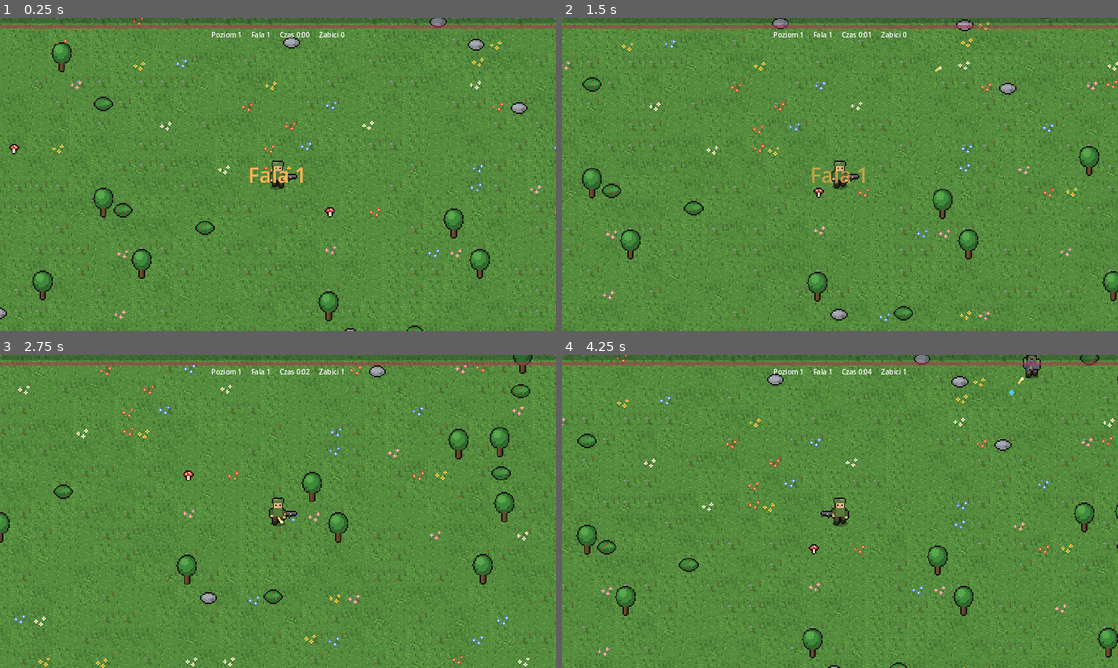
Above: before the commit, frames 1-4 (two rows, left to right).
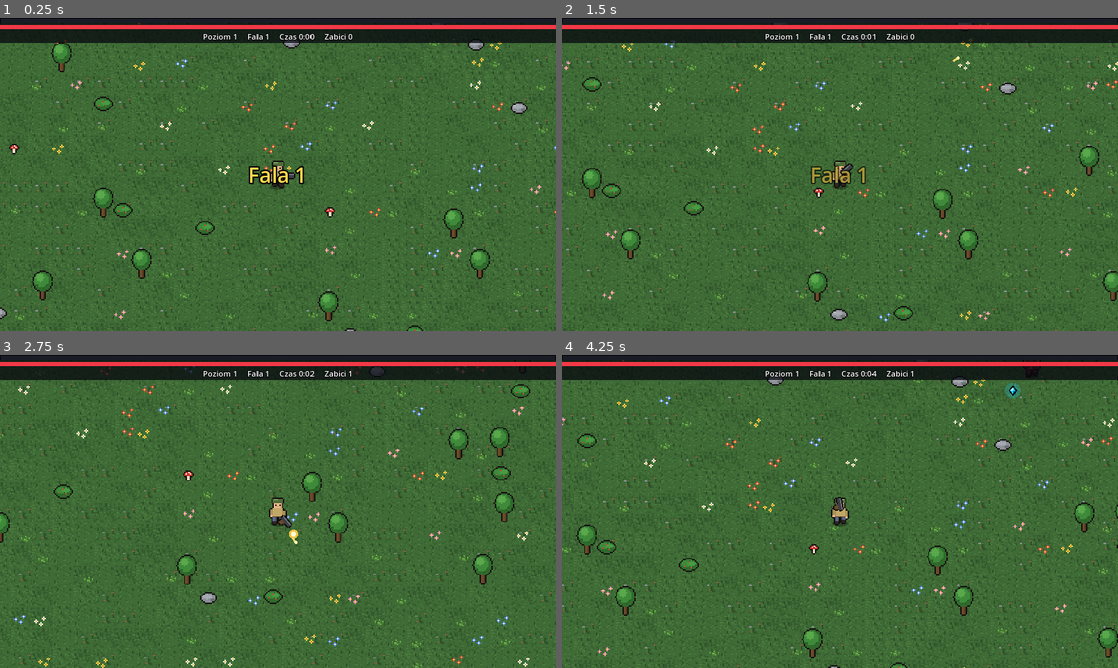
Above: after the commit, the same moments.

Repository: Tokasz2115/gra
Game: Godot game, scene res://scenes/main.tscn
Two runs of this game, one before a commit and one after it. Both use one fixed random seed, a clock stepped at 60 frames per second and the inputs below.
Inputs:
- Up to frame 1 (0.25 s): no input
- Up to frame 2 (1.5 s): tap Enter at 0.5 s; hold D 0.53-1.28 s; tap 1 at 0.6, 1.35 s; hold S from 1.28 s (still down)
- Up to frame 3 (2.75 s): release S at 2.03 s; hold D from 2.03 s (still down); tap 1 at 2.1 s
- Up to frame 4 (4.25 s): release D at 2.78 s; hold W 2.78-3.53 s; tap 1 at 2.85, 3.6 s; hold A from 3.53 s (still down)

The runs differ from the first frame. In frame 1, 96% of the frame differs, in the area x 0-100%, y 0-100%; in frame 2, 96%; in frame 3, 96%; in frame 4, 96%.

Commit message:
Pistolet celujący w zombie i większy kontrast kolorów
Pistolet jest osobnym sprite'em obracanym w stronę najbliższego wroga,
z błyskiem z lufy. Ciemniejsza trawa, jaśniejsze zombie, żołnierz w khaki,
wyraźniejsze gemy z poświatą oraz napisy z obrysem na ciemnym pasku.

Co-Authored-By: Claude Sonnet 5.5 <noreply@anthropic.com>
Claude-Session: https://claude.ai/code/session_01JHPivVyG3UrwkmfbAmuX2z

Diff:
--- a/scripts/gem.gd
+++ b/scripts/gem.gd
@@ -6,9 +6,12 @@
 var player: Node2D
 
 var _pull := false
+var _t := randf() * TAU
 
 
 func _process(delta: float) -> void:
+	_t += delta * 5.0
+	scale = Vector2.ONE * (1.0 + 0.1 * sin(_t))
 	if player == null or not is_instance_valid(player):
 		return
 	var to_player := player.position - position
@@ -24,8 +27,18 @@
 
 
 func _draw() -> void:
-	var s := 7.0 if value > 1 else 5.0
-	var c := Color(0.5, 0.93, 0.6) if value > 1 else Color(0.3, 0.79, 0.94)
-	draw_colored_polygon(PackedVector2Array([
-		Vector2(0, -s), Vector2(s, 0), Vector2(0, s), Vector2(-s, 0),
-	]), c)
+	var big := value > 1
+	var s := 9.0 if big else 7.0
+	var base := Color(1.0, 0.3, 0.85) if big else Color(0.1, 0.85, 1.0)
+	var light := Color(1.0, 0.85, 1.0) if big else Color(0.8, 1.0, 1.0)
+	var dark := Color(0.5, 0.05, 0.45) if big else Color(0.0, 0.4, 0.7)
+	# Poświata
+	draw_circle(Vector2.ZERO, s + 5.0, Color(base.r, base.g, base.b, 0.25))
+	var top := Vector2(0, -s)
+	var right := Vector2(s * 0.8, 0)
+	var bottom := Vector2(0, s)
+	var left := Vector2(-s * 0.8, 0)
+	draw_colored_polygon(PackedVector2Array([top, right, bottom, left]), base)
+	draw_colored_polygon(PackedVector2Array([top, left, Vector2(0, -s * 0.1)]), light)
+	draw_colored_polygon(PackedVector2Array([bottom, right, Vector2(0, s * 0.1)]), dark)
+	draw_polyline(PackedVector2Array([top, right, bottom, left, top]), Color(0.04, 0.04, 0.1), 2.0)
--- a/scripts/main.gd
+++ b/scripts/main.gd
@@ -10,7 +10,7 @@
 
 const WAVE_LENGTH := 30.0   # sekundy na jedną falę
 const MAX_ENEMIES := 250
-const BG_COLOR := Color(0.2, 0.33, 0.15)
+const BG_COLOR := Color(0.25, 0.42, 0.21)
 const TILE := 32            # rozmiar kafelka na ekranie (16 px grafiki x 2)
 const TILES_TEX := preload("res://assets/tiles/tiles.png")
 const DECOR_TEX := preload("res://assets/tiles/decor.png")
@@ -229,26 +229,35 @@
 	var layer := CanvasLayer.new()
 	add_child(layer)
 
-	# Pasek na górze: EXP, HP i statystyki
+	# Pasek na górze: EXP, HP i statystyki, na ciemnym tle, żeby napisy było widać
+	var bar_bg := PanelContainer.new()
+	bar_bg.mouse_filter = Control.MOUSE_FILTER_IGNORE
+	var bg_style := StyleBoxFlat.new()
+	bg_style.bg_color = Color(0.03, 0.04, 0.06, 0.78)
+	bar_bg.add_theme_stylebox_override("panel", bg_style)
+	layer.add_child(bar_bg)
+	bar_bg.set_anchors_and_offsets_preset(Control.PRESET_TOP_WIDE)
+
 	var top := VBoxContainer.new()
 	top.mouse_filter = Control.MOUSE_FILTER_IGNORE
-	layer.add_child(top)
-	top.set_anchors_and_offsets_preset(Control.PRESET_TOP_WIDE)
+	bar_bg.add_child(top)
 
 	xp_bar = ProgressBar.new()
 	xp_bar.show_percentage = false
 	xp_bar.custom_minimum_size = Vector2(0, 12)
-	xp_bar.modulate = Color(0.3, 0.79, 0.94)
+	_style_bar(xp_bar, Color(0.1, 0.85, 1.0))
 	top.add_child(xp_bar)
 
 	hp_bar = ProgressBar.new()
 	hp_bar.show_percentage = false
-	hp_bar.custom_minimum_size = Vector2(0, 8)
-	hp_bar.modulate = Color(0.94, 0.28, 0.44)
+	hp_bar.custom_minimum_size = Vector2(0, 10)
+	_style_bar(hp_bar, Color(0.95, 0.22, 0.28))
 	top.add_child(hp_bar)
 
 	info_label = Label.new()
 	info_label.horizontal_alignment = HORIZONTAL_ALIGNMENT_CENTER
+	info_label.add_theme_font_size_override("font_size", 18)
+	_outline(info_label, 5)
 	top.add_child(info_label)
 
 	# Środek ekranu: baner fali, pauza, wybór ulepszeń, koniec gry
@@ -259,7 +268,8 @@
 
 	banner_label = Label.new()
 	banner_label.add_theme_font_size_override("font_size", 48)
-	banner_label.add_theme_color_override("font_color", Color(1.0, 0.71, 0.33))
+	banner_label.add_theme_color_override("font_color", Color(1.0, 0.85, 0.3))
+	_outline(banner_label, 12)
 	banner_label.modulate.a = 0.0
 	center.add_child(banner_label)
 
@@ -267,6 +277,7 @@
 	pause_label.text = "PAUZA\n(Esc, aby wznowić)"
 	pause_label.horizontal_alignment = HORIZONTAL_ALIGNMENT_CENTER
 	pause_label.add_theme_font_size_override("font_size", 36)
+	_outline(pause_label, 10)
 	pause_label.hide()
 	center.add_child(pause_label)
 
@@ -308,6 +319,22 @@
 	restart_button.text = "Zagraj ponownie"
 	restart_button.pressed.connect(_start_game)
 	over_box.add_child(restart_button)
+
+
+func _style_bar(bar: ProgressBar, fill_color: Color) -> void:
+	var bg := StyleBoxFlat.new()
+	bg.bg_color = Color(0.1, 0.11, 0.15)
+	bg.set_border_width_all(1)
+	bg.border_color = Color.BLACK
+	var fill := StyleBoxFlat.new()
+	fill.bg_color = fill_color
+	bar.add_theme_stylebox_override("background", bg)
+	bar.add_theme_stylebox_override("fill", fill)
+
+
+func _outline(label: Label, size: int) -> void:
+	label.add_theme_color_override("font_outline_color", Color.BLACK)
+	label.add_theme_constant_override("outline_size", size)
 
 
 func _margin_box(parent: Control) -> MarginContainer:
--- a/scripts/player.gd
+++ b/scripts/player.gd
@@ -13,6 +13,10 @@
 const SPRITE_SCALE := 2.0
 const CAMERA_ZOOM := 1.5   # przybliżenie kamery (większe = większe postacie)
 const SOLDIER_TEXTURE := preload("res://assets/sprites/soldier.png")
+const PISTOL_TEXTURE := preload("res://assets/sprites/pistol.png")
+const HAND := Vector2(0, 5)        # gdzie żołnierz trzyma pistolet (względem środka postaci)
+const GUN_REACH := 8.0             # jak daleko od ręki leży chwyt pistoletu
+const MUZZLE := 26.0               # odległość lufy od ręki
 
 var max_hp := 100.0
 var hp := 100.0
@@ -42,6 +46,9 @@
 var _anim := 0.0
 var _feet := 20.0
 var _sprite: Sprite2D
+var _gun: Sprite2D
+var _aim := Vector2.RIGHT
+var _muzzle_flash := 0.0
 
 
 func _ready() -> void:
@@ -52,6 +59,12 @@
 	_sprite.scale = Vector2(SPRITE_SCALE, SPRITE_SCALE)
 	_sprite.texture_filter = CanvasItem.TEXTURE_FILTER_NEAREST
 	add_child(_sprite)
+	_gun = Sprite2D.new()
+	_gun.texture = PISTOL_TEXTURE
+	_gun.scale = Vector2(SPRITE_SCALE, SPRITE_SCALE)
+	_gun.offset = Vector2(4, 0)     # obrót wokół chwytu
+	_gun.texture_filter = CanvasItem.TEXTURE_FILTER_NEAREST
+	add_child(_gun)
 	_feet = SOLDIER_TEXTURE.get_height() * SPRITE_SCALE * 0.5
 	var cam := Camera2D.new()
 	cam.zoom = Vector2(CAMERA_ZOOM, CAMERA_ZOOM)
@@ -75,9 +88,20 @@
 		_sprite.frame = int(_anim) % 2
 	else:
 		_sprite.frame = 0
-	if dir.x != 0.0:
-		_sprite.flip_h = dir.x < 0.0
 	position += dir * move_speed * delta
+
+	# Celowanie: pistolet zawsze wskazuje najbliższego zombie
+	var target := _nearest_enemy(TARGET_RANGE)
+	if target != null:
+		_aim = (target.position - (position + HAND)).normalized()
+	elif dir != Vector2.ZERO:
+		_aim = dir.normalized()
+	if absf(_aim.x) > 0.1:
+		_sprite.flip_h = _aim.x < 0.0
+	_gun.position = HAND + _aim * GUN_REACH
+	_gun.rotation = _aim.angle()
+	_gun.flip_v = _aim.x < 0.0
+	_muzzle_flash = maxf(0.0, _muzzle_flash - delta)
 
 	# Regeneracja i nietykalność po trafieniu
 	if regen > 0.0:
@@ -89,7 +113,6 @@
 	# Automatyczny atak
 	_fire_timer -= delta
 	if _fire_timer <= 0.0:
-		var target := _nearest_enemy(TARGET_RANGE)
 		if target != null:
 			_fire(target)
 			_fire_timer = cooldown
@@ -171,15 +194,17 @@
 
 
 func _fire(target: Node2D) -> void:
-	var base := (target.position - position).angle()
+	var origin := position + HAND + _aim * (GUN_REACH + MUZZLE)
+	var base := (target.position - origin).angle()
 	for i in proj_count:
 		var a := base + (i - (proj_count - 1) / 2.0) * 0.18
 		var p = ProjectileScript.new()
-		p.position = position
+		p.position = origin
 		p.velocity = Vector2.from_angle(a) * proj_speed
 		p.damage = damage
 		p.pierce = pierce
 		get_parent().add_child(p)
+	_muzzle_flash = 0.06
 
 
 func _draw() -> void:
@@ -187,6 +212,12 @@
 	draw_set_transform(Vector2(0, _feet - 2.0), 0.0, Vector2(1.0, 0.35))
 	draw_circle(Vector2.ZERO, 12.0, Color(0, 0, 0, 0.3))
 	draw_set_transform(Vector2.ZERO, 0.0, Vector2.ONE)
+
+	# Błysk z lufy
+	if _muzzle_flash > 0.0:
+		var tip := HAND + _aim * (GUN_REACH + MUZZLE + 4.0)
+		draw_circle(tip, 7.0, Color(1.0, 0.8, 0.25, 0.9))
+		draw_circle(tip, 4.0, Color(1.0, 1.0, 0.85))
 
 	# Ostrza orbitalne
 	for i in blades:
Binary file added: assets/sprites/pistol.png
Not shown, added: assets/sprites/pistol.png.import
Binary file changed: assets/sprites/soldier.png
Binary file changed: assets/sprites/zombie_child.png
Binary file changed: assets/sprites/zombie_fat.png
Binary file changed: assets/sprites/zombie_man.png
Binary file changed: assets/sprites/zombie_woman.png
Binary file changed: assets/tiles/tiles.png
Not shown, changed: tools/make_sprites.py
